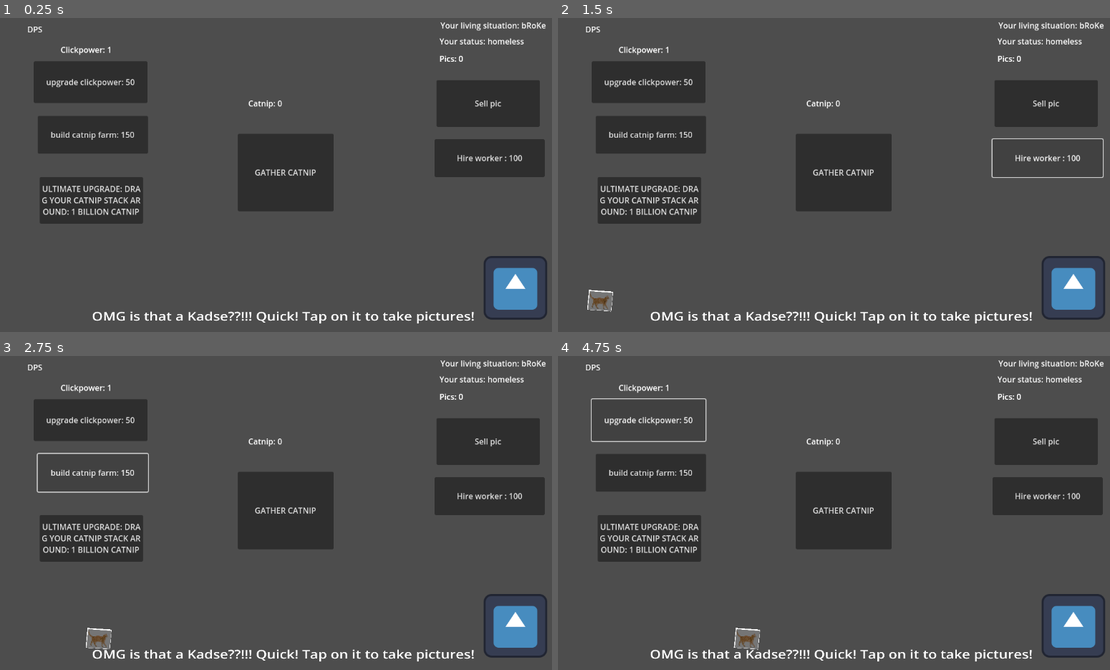
Above: before the commit, frames 1-4 (two rows, left to right).
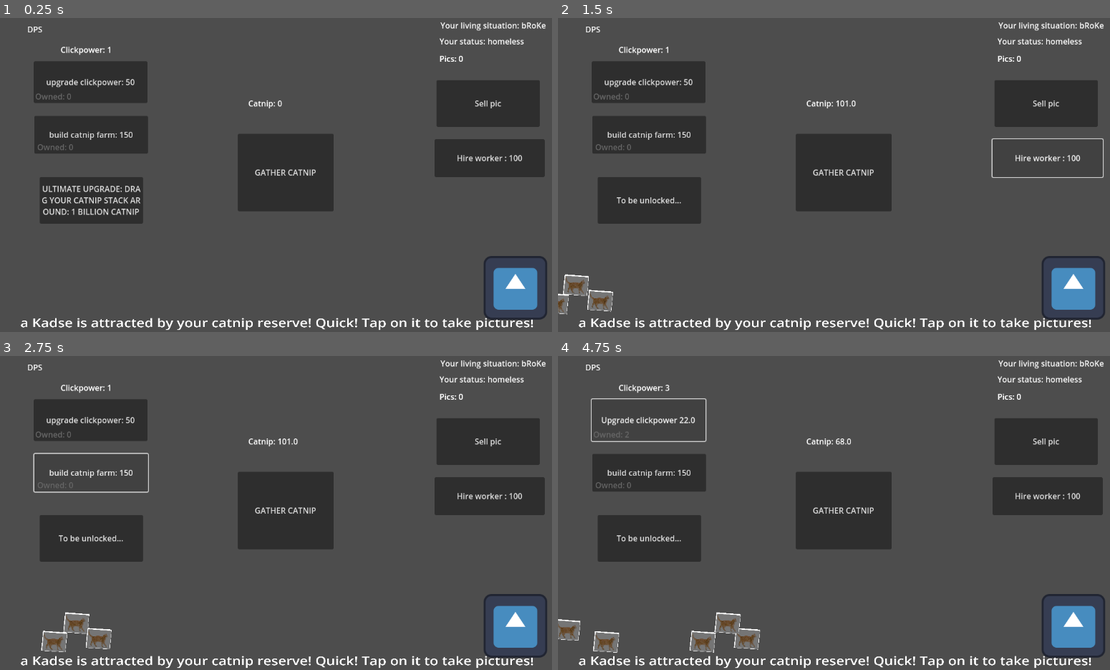
Above: after the commit, the same moments.

Repository: qwwertyz/Catnip-clicker
Game: Godot game, scene res://scenes/main.tscn
Two runs of this game, one before a commit and one after it. Both use one fixed random seed, a clock stepped at 60 frames per second and the inputs below. The engine's default icon, where the game draws it, is replaced by a stand-in: a white triangle on a blue panel in a dark square.
Inputs (mouse positions are in pixels of both pictures, inside the frame that each line leads up to):
- Up to frame 1 (0.25 s): no input
- Up to frame 2 (1.5 s): click "GATHER CATNIP" at 0.5 s; click "Hire worker : 100" at 1.25 s
- Up to frame 3 (2.75 s): click "build catnip farm: 150" at 2 s
- Up to frame 4 (4.75 s): click "Sell pic" at 2.75 s; click "upgrade clickpower: 50" at 3.5 s; click (646, 418) at 4.25 s, where only the run after the commit has a clickable "Upgrade clickpower 18.0"

The runs differ from the first frame. In frame 1, 2.2% of the frame differs, in the area x 3-97%, y 23-100%; in frame 2, 3.3%; in frame 3, 3.4%; in frame 4, 4.2%, in the area x 0-97%, y 9-100%.
Error after the commit: Invalid access to property or key 'money' on a base object of type 'Node (game_data.gd)'. (res://script/main.gd:88)

Commit message:
Commit 6 -commented everything out and fixed bug one by one -catnip and upgrades work -fixed broken getters/setters -added upgrade amount -revising dps calculation

Diff:
--- a/catnip-clicker/scenes/main.tscn
+++ b/catnip-clicker/scenes/main.tscn
@@ -1,8 +1,9 @@
-[gd_scene load_steps=8 format=3 uid="uid://ixr7pgo6m2cb"]
+[gd_scene load_steps=9 format=3 uid="uid://ixr7pgo6m2cb"]
 
 [ext_resource type="Script" uid="uid://bafoo5cr1v5x1" path="res://script/main.gd" id="1_o5qli"]
 [ext_resource type="Texture2D" uid="uid://rsbush3fd7rw" path="res://icon.svg" id="2_0wfyh"]
 [ext_resource type="Script" uid="uid://dil4rfpevhssw" path="res://script/kitty_spawner.gd" id="2_jyhfs"]
+[ext_resource type="Script" uid="uid://du6wrkkju6yd7" path="res://script/game_data.gd" id="2_tbgi4"]
 [ext_resource type="PackedScene" uid="uid://c0x4rkhtlr0nf" path="res://scenes/kitty.tscn" id="4_jyhfs"]
 
 [sub_resource type="StyleBoxEmpty" id="StyleBoxEmpty_0wfyh"]
@@ -15,12 +16,16 @@
 
 [node name="Main" type="Node2D"]
 script = ExtResource("1_o5qli")
+clickpower_upgrade_cost = 15
+
+[node name="GameData" type="Node2D" parent="."]
 
 [node name="Control" type="Control" parent="."]
 layout_mode = 3
 anchors_preset = 0
 offset_right = 40.0
 offset_bottom = 40.0
+script = ExtResource("2_tbgi4")
 
 [node name="ClickButton" type="Button" parent="Control"]
 layout_mode = 0
@@ -121,12 +126,21 @@
 
 [node name="CatnipFarm" type="Button" parent="Control"]
 layout_mode = 0
-offset_left = 76.0
+offset_left = 69.0
 offset_top = 213.0
 offset_right = 298.0
 offset_bottom = 289.0
 tooltip_text = "produces 2 catnip/s"
 text = "build catnip farm: 150"
+
+[node name="FarmAmountLabel" type="Label" parent="Control/CatnipFarm"]
+layout_mode = 0
+offset_left = 6.0
+offset_top = 51.0
+offset_right = 79.0
+offset_bottom = 74.0
+theme_override_colors/font_color = Color(0.400698, 0.400698, 0.400698, 1)
+text = "Owned: 0"
 
 [node name="UltimateUpgrade" type="Button" parent="Control"]
 layout_mode = 0
@@ -147,14 +161,23 @@
 text = "Sell pic"
 autowrap_mode = 1
 
-[node name="ArmUpgrade" type="Button" parent="Control"]
+[node name="ClickpowerUpgrade" type="Button" parent="Control"]
 layout_mode = 0
 offset_left = 68.0
 offset_top = 103.0
 offset_right = 297.0
 offset_bottom = 187.0
-tooltip_text = "Train your arms so you can gather more catnip at once!"
+tooltip_text = "Train your arms so you can gather more catnip at once! Increases your clickpower by 1"
 text = "upgrade clickpower: 50"
+
+[node name="ClickpowerAmountLabel" type="Label" parent="Control/ClickpowerUpgrade"]
+layout_mode = 0
+offset_left = 3.0
+offset_top = 59.0
+offset_right = 43.0
+offset_bottom = 82.0
+theme_override_colors/font_color = Color(0.400698, 0.400698, 0.400698, 1)
+text = "Owned: 0"
 
 [node name="Timer" type="Timer" parent="Control"]
 autostart = true
@@ -166,26 +189,26 @@
 
 [node name="Label" type="Label" parent="KittySpawner"]
 visible = false
-offset_left = 623.158
-offset_top = 2323.39
-offset_right = 1308.16
-offset_bottom = 2358.39
+offset_left = 138.105
+offset_top = 2373.81
+offset_right = 3622.11
+offset_bottom = 2503.81
 theme_override_font_sizes/font_size = 95
-text = "OMG is that a Kadse??!!! Quick! Tap on it to take pictures!"
-
-[node name="Area2D" type="Area2D" parent="."]
+text = "a Kadse is attracted by your catnip reserve! Quick! Tap on it to take pictures!"
+
+[node name="CatnipStack" type="Area2D" parent="."]
 position = Vector2(1038, 559)
 
-[node name="CollisionShape2D" type="CollisionShape2D" parent="Area2D"]
+[node name="CollisionShape2D" type="CollisionShape2D" parent="CatnipStack"]
 position = Vector2(0, -2)
 shape = SubResource("RectangleShape2D_jyhfs")
 
-[node name="CatnipStack" type="Sprite2D" parent="Area2D"]
+[node name="CatnipStack" type="Sprite2D" parent="CatnipStack"]
 texture = ExtResource("2_0wfyh")
 
 [connection signal="pressed" from="Control/ClickButton" to="." method="_on_click_button_pressed"]
 [connection signal="pressed" from="Control/Upgrade1" to="." method="_on_upgrade_1_pressed"]
 [connection signal="pressed" from="Control/CatnipFarm" to="." method="_on_catnip_farm_pressed"]
 [connection signal="pressed" from="Control/Sell" to="." method="_on_sell_pressed"]
-[connection signal="pressed" from="Control/ArmUpgrade" to="." method="_on_arm_upgrade_pressed"]
+[connection signal="pressed" from="Control/ClickpowerUpgrade" to="." method="_on_clickpower_upgrade_pressed"]
 [connection signal="timeout" from="Control/Timer" to="." method="_on_timer_timeout"]
--- a/catnip-clicker/script/game_data.gd
+++ b/catnip-clicker/script/game_data.gd
@@ -6,24 +6,36 @@
 signal clickpower_changed(new_value)
 signal dps_changed(new_value)
 
+@export var _clickpower: int = 1
+@export var _catnip: int = 100
+@export var _money: int = -50
+@export var _farm_dps: int = 0
+@export var _pics: int = 0
+@export var _lifetime_earnings: int = 99 # do this so catnip = value doesn't trigger loop endlessly
+
+var _farm_amount = 0
+#---------------------definitons----------------
+var catnip = 0:# get is not really needed unless you need to change the logic while accessing it.
+	get:
+		return _catnip
+	set(value):
+		_catnip = value # wait set doesn't automatically change the value??
+		lifetime_earnings += value
+		catnip_changed.emit(value)#set is void. don't return value
+
 var clickpower = 1:
-	get:#get(value):#when value accessed
-		return clickpower
+	get:
+		return _clickpower # now you have to use underscore bc the other is just container
 	set(value):#when value is changed
-		clickpower_changed.emit(clickpower)
+		_clickpower = value
+		clickpower_changed.emit(value)
 
 var dps = 0:
 	get:
-		return dps
+		return _farm_dps
 	set(value):
-		dps_changed.emit(dps)
+		dps_changed.emit(value)
 
-var catnip := 0:
-	get:
-		return catnip
-	set(value):
-		catnip_changed.emit(catnip)
-		lifetime_earnings += value
 
 var lifetime_earnings = 99:
 	get:
@@ -32,18 +44,24 @@
 		lifetime_earnings = max(0, value)
 		lifetime_changed.emit(lifetime_changed)
 
+var farm_amount = 0:
+	get:
+		return _farm_amount * 2
+
+
+#var pics=0:
+	#get: return pics
+	#set(value):
+		#pics = max(0, value)
+		#pics_changed.emit(pics)
+#
+#var money = -50:
+	#get:
+		#return money
+	#set(value):
+		#money_changed.emit(money)
+
+#--------FUNCTIONS---------
 
 func add_catnip(amount):
-	catnip += amount
-
-var pics=0:
-	get: return pics
-	set(value):
-		pics = max(0, value)
-		pics_changed.emit(pics)
-
-var money = -50:
-	get:
-		return money
-	set(value):
-		money_changed.emit(money)
+	catnip += amount # catnip change autoadd lifetime earnings
--- a/catnip-clicker/script/kitty_spawner.gd
+++ b/catnip-clicker/script/kitty_spawner.gd
@@ -15,7 +15,8 @@
 	if GameData.lifetime_earnings >= certainamt:
 
 		GameData.lifetime_earnings -= certainamt
-		certainamt *= 2
+		certainamt *= 1.5
+		print(str(certainamt) + "is needed for next kitty")
 		var instance = object_to_spawn.instantiate()
 		add_child(instance)
 		instance.position = Vector2(-200,randi_range(2100,2300))
--- a/catnip-clicker/script/main.gd
+++ b/catnip-clicker/script/main.gd
@@ -6,31 +6,25 @@
 @onready var status_label: RichTextLabel = $Control/StatusLabel
 @onready var money_label: RichTextLabel = $Control/MoneyLabel
 @onready var pics_label: RichTextLabel = $Control/PicsLabel
-@onready var clickpower_label: RichTextLabel = $Control/ClickpowerLabel
 @onready var upgrade_1: Button = $Control/Upgrade1
 @onready var ultimate_upgrade: Button = $Control/UltimateUpgrade
 @onready var sell: Button = $Control/Sell
-@onready var arm_upgrade: Button = $Control/ArmUpgrade
 @onready var catnip_farm: Button = $Control/CatnipFarm
+@onready var clickpower_upgrade: Button = $Control/ClickpowerUpgrade
+@onready var clickpower_amount_label: Label = $Control/ClickpowerUpgrade/ClickpowerAmountLabel
+@onready var clickpower_label: RichTextLabel = $Control/ClickpowerLabel
+@onready var farm_amount_label: Label = $Control/CatnipFarm/FarmAmountLabel
 
 
-#upgrades
-var mouse_upgrade_cost = 50
-var mouse_level = 0
-var upgrade1_cost = 100
-var upgrade1_level =0
-var farm_cost = 150
-var farm_level = 0
+#upgrades, local
+@export var clickpower_upgrade_cost = 50
+var clickpower_amount = 0
+@export var upgrade1_cost = 100
+var upgrade1_amount =0
+@export var farm_cost = 150
+
 #gamedata variables
-var catnip: #saves me typing gamedata
-	get: return GameData.catnip
-	set(value): GameData.catnip = value
-var clickpower:
-	get: return GameData.clickpower
-	set(value): GameData.clickpower = value
-var money:
-	get: return GameData.money
-	set(value): GameData.money = value
+
 
 func _ready() -> void:
 	print_tree_pretty()
@@ -43,18 +37,31 @@
 	#GameData.dps_changed.connect(on_dps_changed)
 
 
+
+#--------------SIGNALS------------------\
 func on_catnip_changed(new_value):
-	if catnip_label:
-		catnip_label.text = "Catnip: " + str(new_value)
+	if catnip_label:#if it exists... bypasses the problem
+		catnip_label.text = "Catnip: " + str(roundf(new_value))
 
-func _on_click_button_pressed() -> void:
-	GameData.add_catnip(GameData.clickpower)
+func on_clickpower_changed(new_value):
+	if clickpower_label:
+		clickpower_label.text = "Clickpower: "+str(new_value)
+
+func on_money_changed(amount):
+	if money_label:
+		money_label.text = "Money: " + str(roundf(amount))
+
+func on_pics_changed(pics):
+	if pics_label:
+		pics_label.text = "Pics: " + str(roundf(pics))
 
 
+
+#----------------others------------------
 func _on_timer_timeout() -> void:
 	GameData.add_catnip(GameData.dps)
 
-	if catnip < 1000000 and catnip:
+	if GameData.catnip < 1000000:
 		if is_instance_valid(ultimate_upgrade):
 			ultimate_upgrade.text = "To be unlocked..."
 	else:
@@ -62,42 +69,43 @@
 
 
 
-func _on_arm_upgrade_pressed() -> void:
-	if catnip >= mouse_upgrade_cost:
-		catnip -= mouse_upgrade_cost
-		mouse_upgrade_cost *= 1.2
-		clickpower += 1
-		mouse_level += 1
 
-		arm_upgrade.text = "Upgrade arm " + str(roundf(mouse_upgrade_cost))
+func _on_click_button_pressed() -> void:
+	GameData.add_catnip(GameData.clickpower)
 
-func on_clickpower_changed(clickpower):
-	clickpower_label.text = "Clickpower: "+str(clickpower)
+func _on_clickpower_upgrade_pressed() -> void:
+	if GameData.catnip >= clickpower_upgrade_cost:
+		GameData.catnip -= clickpower_upgrade_cost
+		GameData.clickpower += 1
+		clickpower_amount += 1
+		clickpower_upgrade_cost *= 1.2
+
+		clickpower_upgrade.text = "Upgrade clickpower " + str(roundf(clickpower_upgrade_cost))
+		clickpower_amount_label.text = "Owned: " + str(clickpower_amount)
+
 
 func _on_upgrade_1_pressed() -> void:
-	if money >= upgrade1_cost:
-		money -= upgrade1_cost
+	if GameData.money >= upgrade1_cost:
+		GameData.money -= upgrade1_cost
 		upgrade1_cost *= 1.2
 		GameData.dps += 1
-		upgrade1_level += 1
+		upgrade1_amount += 1
 		dps_label.text = "Dps: "+str(GameData.dps)
 		upgrade_1.text = "Upgrade 1 cost: " + str(roundf(upgrade1_cost))
-func on_money_changed(amount):
-	money_label.text = "Money: " + str(roundf(amount))
 
-func _on_sell_pressed() -> void:
-	if GameData.pics >= GameData.clickpower:
-		GameData.pics -= GameData.clickpower
-		money += GameData.clickpower
-		pics_label.text = "Pics: " + str(roundf(GameData.pics))
+#func _on_sell_pressed() -> void:
+	#if GameData.pics >= GameData.clickpower:
+		#GameData.pics -= GameData.clickpower
+		#money += GameData.clickpower
+		#pics_label.text = "Pics: " + str(roundf(GameData.pics))
+		#
 
-func on_pics_changed(pics):
-	pics_label.text = "Pics: " + str(roundf(pics))
-
-
+#
 func _on_catnip_farm_pressed() -> void:
-	if catnip >= farm_cost:
-		catnip -= farm_cost
-		farm_cost *= 1.3
+	if GameData.catnip >= farm_cost:
+		GameData.catnip -= farm_cost
 		GameData.dps += 2
+		farm_cost *= 1.2
+		GameData.farm_amount += 1
 		catnip_farm.text = "Farm cost: " + str(roundf(farm_cost))
+		farm_amount_label.text = "Owned: " + str(GameData.farm_amount)
Not shown, added: catnip-clicker/export/index.apple-touch-icon.png.import
Not shown, added: catnip-clicker/export/index.icon.png.import
Not shown, added: catnip-clicker/export/index.png.import
Not shown, added: catnip-clicker/export/1.zip
